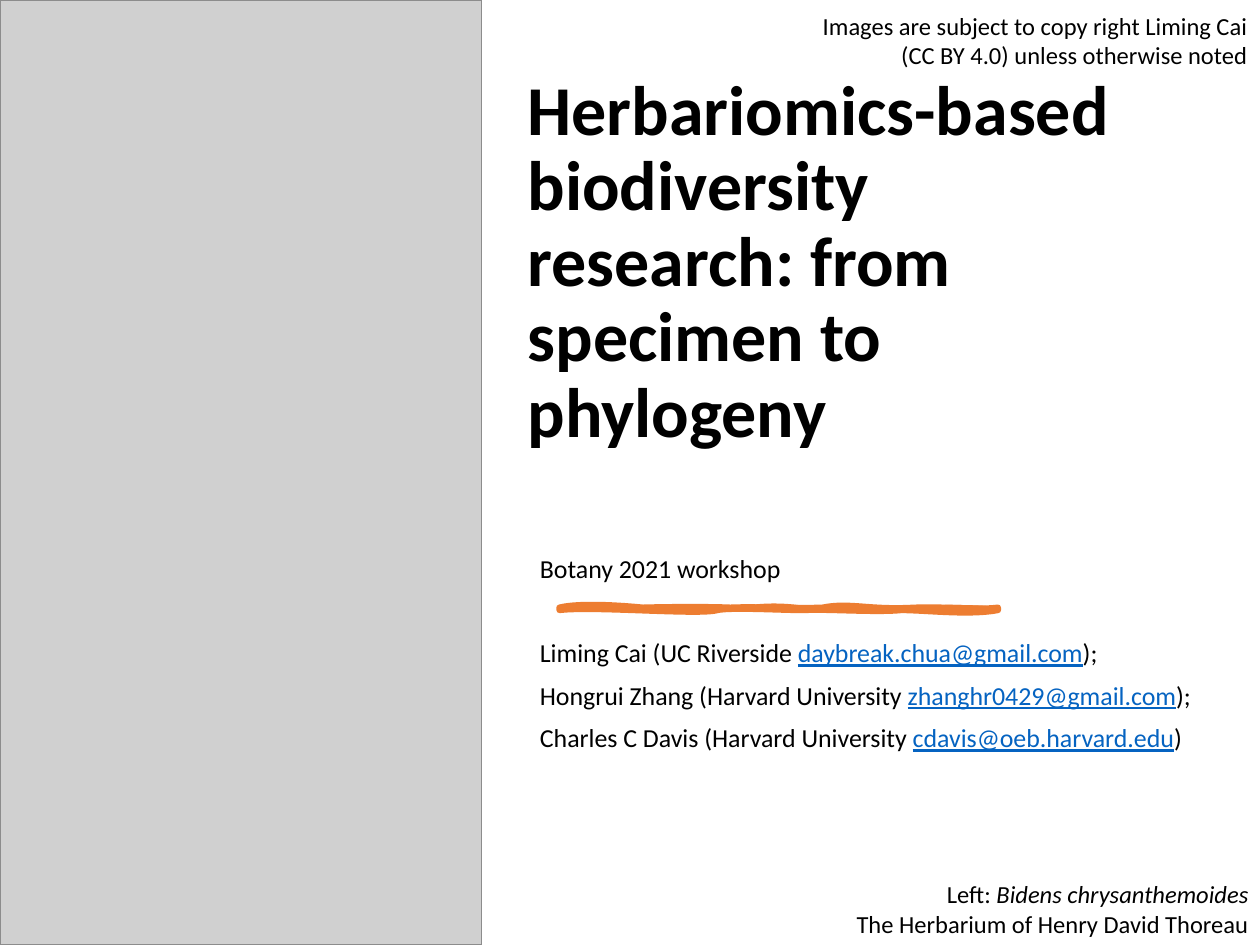
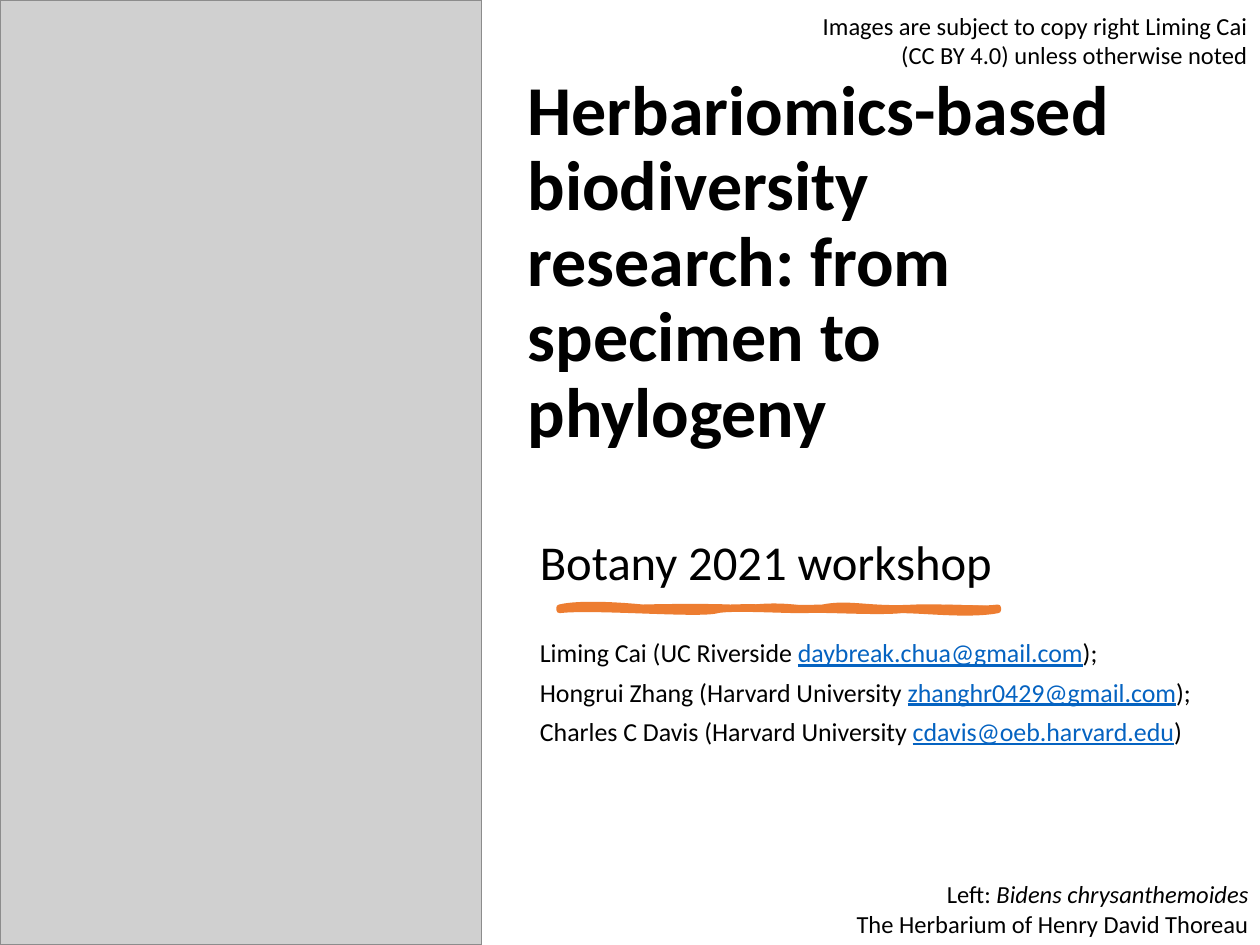
Before and after one commit to lmcai/PhyloHerb, a slide deck: slide 1 of botany2021_tutorial/PhyloHerb_botany2021.pptx. Drawn at 1260x945 pixels with LibreOffice and Linux fonts; fonts in the diff are those of the drawing; grey boxes stand for pictures. Boxes give left, top, right and bottom in pixels: in the first picture for what was removed or moved away, otherwise in the second. Text is boxed around its words. In the diff, an @@ line names an element or a change of style, - is before the commit and + after.

```diff
--- a/botany2021_tutorial/PhyloHerb_botany2021.pptx
+++ b/botany2021_tutorial/PhyloHerb_botany2021.pptx
@@ subtitle "Botany 2021 workshop": place and size @@
-subtitle "Botany 2021 workshop" at [540, 560, 1191, 752]
+subtitle "Botany 2021 workshop" at [540, 546, 1191, 746]
@@ subtitle "Botany 2021 workshop" at [540, 546, 1191, 746]: size 14.8 to 27.8 pt in "Botany 2021 workshop"; line spacing 0.8 to 0.7 @@
```
Also in this commit, not shown: 2 other files.
